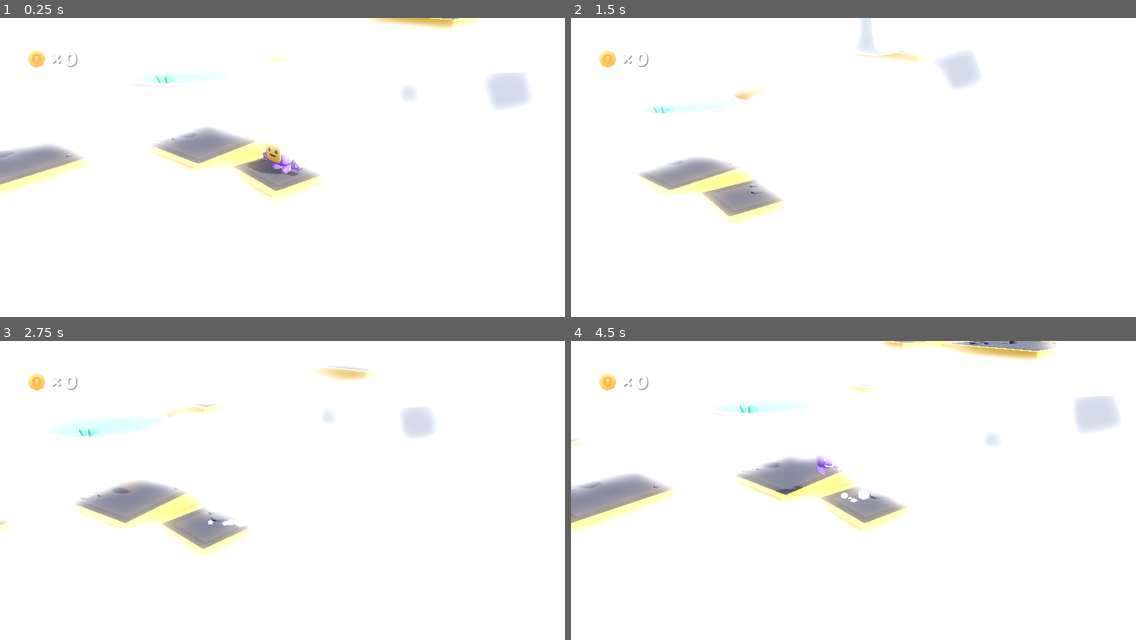
Above: before the commit, frames 1-4 (two rows, left to right).
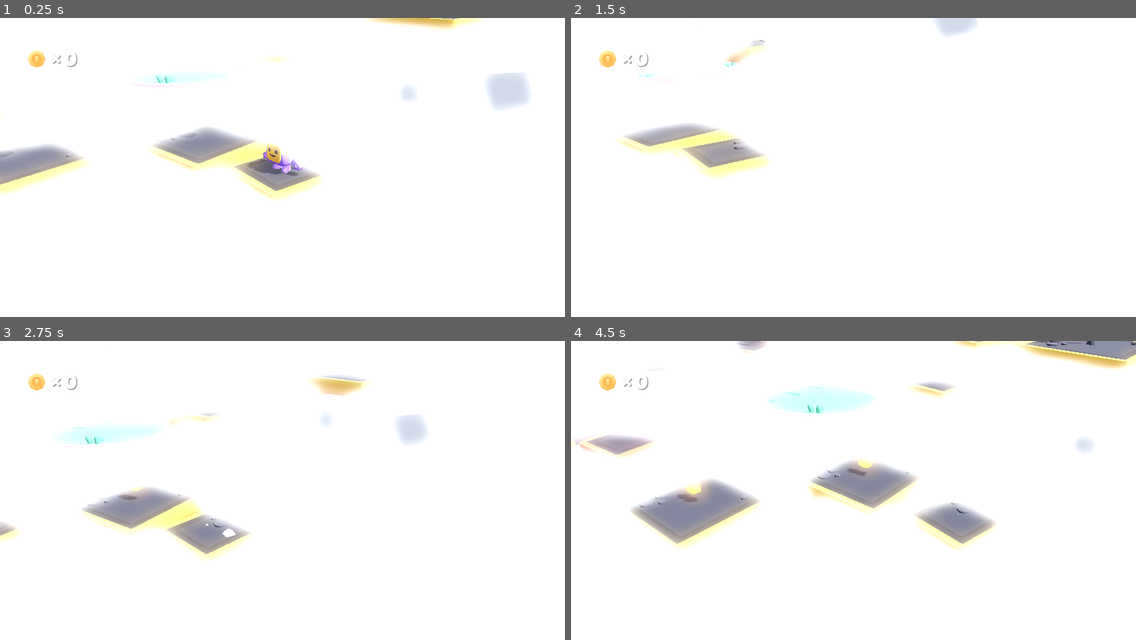
Above: after the commit, the same moments.

Repository: dev-dwarf/gmtk2025
Game: Godot game, scene res://scenes/main.tscn
Two runs of this game, one before a commit and one after it. Both use one fixed random seed, a clock stepped at 60 frames per second and the inputs below.
Inputs:
- Up to frame 1 (0.25 s): no input
- Up to frame 2 (1.5 s): hold D (move_right) 0.53-1.28 s; tap Space (jump) at 0.6, 0.77, 1.07 s; hold S (move_back) from 1.28 s (still down); tap Down (camera_down) at 1.35 s
- Up to frame 3 (2.75 s): tap Space (jump) at 1.52, 1.55, 1.82, 2.3 s; release S (move_back) at 2.03 s; hold D (move_right) from 2.03 s (still down); tap Left (camera_left) at 2.1 s
- Up to frame 4 (4.5 s): release D (move_right) at 2.78 s; hold W (move_forward) 2.78-3.53 s; tap Right (camera_right) at 2.85 s; tap Space (jump) at 3.02, 3.05, 3.32, 3.77, 3.8, 4.07, 4.35 s; hold A (move_left) from 3.53 s (still down); tap Up (camera_up) at 3.6 s

The runs differ from the first frame. In frame 1, less than 0.1% of the frame differs, in the area x 44-54%, y 42-53%; in frame 2, 6.8%; in frame 3, 4.4%; in frame 4, 16%, in the area x 0-100%, y 0-71%.

Commit message:
player movement gamefeel

Diff:
--- a/scripts/player.gd
+++ b/scripts/player.gd
@@ -5,25 +5,31 @@
 @export_subgroup("Components")
 @export var view: Node3D
 
-@export_subgroup("Properties")
-@export var movement_speed = 250
-@export var jump_strength = 7
+const SPEED = 5
+const JUMP_ACCEL = 8
+const ACCEL = 15
+const FLOOR_FRIC = 25
+const AIR_FRIC = 5
+const GRAVITY_ACCEL = 25
+const COYOTE_TIME = 7
+const JUMP_BUFFER = 6
 
 var movement_velocity: Vector3
 var rotation_direction: float
 var gravity = 0
+var coins = 0
 
-var previously_floored = false
-
-var jump_single = true
+var on_floor = 1
 var jump_double = true
-
-var coins = 0
+var jump_buffer = 0
 
 @onready var particles_trail = $ParticlesTrail
 @onready var sound_footsteps = $SoundFootsteps
 @onready var model = $Character
 @onready var animation = $Character/AnimationPlayer
+
+func approach(x, t, s):
+	return min(x+s, t) if x < t else max(x-s, t)
 
 func _physics_process(delta):
 	var input := Vector3.ZERO
@@ -31,39 +37,58 @@
 	input.x = Input.get_axis("move_left", "move_right")
 	input.z = Input.get_axis("move_forward", "move_back")
 
-	input = input.rotated(Vector3.UP, view.rotation.y)
+	input = input.rotated(Vector3.UP, view.rotation.y).normalized() * SPEED
 
-	if input.length() > 1:
-		input = input.normalized()
+	# Check input facing opposite way of current movement
+	if input == Vector3.ZERO or movement_velocity.dot(input) < 0:
+		var fric = FLOOR_FRIC if on_floor > 0 else AIR_FRIC
+		movement_velocity = movement_velocity.move_toward(Vector3.ZERO, fric * delta)
+	movement_velocity = movement_velocity.move_toward(input, ACCEL * delta)
 
-	movement_velocity = input * movement_speed * delta
+	jump_buffer -= 1
+	if Input.is_action_just_pressed("jump"):
+		jump_buffer = JUMP_BUFFER
 
-	if Input.is_action_just_pressed("jump"):
-		if jump_single or jump_double:
+	if jump_buffer > 0:
+		var can_jump = on_floor > -COYOTE_TIME
+		if jump_double:
+			can_jump = true;
+			jump_double = false;
+		if can_jump:
+			gravity = -JUMP_ACCEL
+			on_floor = -COYOTE_TIME
+			model.scale = Vector3(0.5, 1.5, 0.5)
 			Audio.play("res://sounds/jump.ogg")
 
-			gravity = -jump_strength
+	if is_on_floor():
+		if gravity > 0:
+			on_floor = max(1, on_floor+1)
+			if gravity > 2:
+				model.scale = Vector3(1.25, 0.75, 1.25)
+				Audio.play("res://sounds/land.ogg")
+			gravity = 0
+			jump_double = true
+	else:
+		on_floor = min(-1, on_floor-1)
+		gravity += GRAVITY_ACCEL * delta
 
-			model.scale = Vector3(0.5, 1.5, 0.5)
+	# Die
+	if position.y < -10:
+		get_tree().reload_current_scene()
 
-			if jump_single:
-				jump_single = false;
-				jump_double = true;
-			else:
-				jump_double = false;
+	# Move
+	var applied_velocity: Vector3
+	applied_velocity = movement_velocity
+	applied_velocity.y = -gravity
+	velocity = applied_velocity
+	move_and_slide()
 
-	gravity += 25 * delta
-	if gravity > 0 and is_on_floor():
-		jump_single = true
-		gravity = 0
-
+	# Animation
 	particles_trail.emitting = false
 	sound_footsteps.stream_paused = true
-
-	# Animation
 	if is_on_floor():
 		var horizontal_velocity = Vector2(velocity.x, velocity.z)
-		var speed_factor = horizontal_velocity.length() / movement_speed / delta
+		var speed_factor = horizontal_velocity.length() / SPEED
 		if speed_factor > 0.05:
 			if animation.current_animation != "walk":
 				animation.play("walk", 0.1)
@@ -74,37 +99,17 @@
 
 			if speed_factor > 0.75:
 				particles_trail.emitting = true
-
 		elif animation.current_animation != "idle":
 			animation.play("idle", 0.1)
 	elif animation.current_animation != "jump":
 		animation.play("jump", 0.1)
 	model.scale = model.scale.lerp(Vector3(1, 1, 1), delta * 10)
 
-
-	var applied_velocity: Vector3
-
-	applied_velocity = velocity.lerp(movement_velocity, delta * 10)
-	applied_velocity.y = -gravity
-
-	velocity = applied_velocity
-	move_and_slide()
-
+	# Tilt in movement dir
 	if Vector2(velocity.z, velocity.x).length() > 0:
 		rotation_direction = Vector2(velocity.z, velocity.x).angle()
-
 	rotation.y = lerp_angle(rotation.y, rotation_direction, delta * 10)
 
-	# Die
-	if position.y < -10:
-		get_tree().reload_current_scene()
-
-
-	if is_on_floor() and gravity > 2 and !previously_floored:
-		model.scale = Vector3(1.25, 0.75, 1.25)
-		Audio.play("res://sounds/land.ogg")
-
-	previously_floored = is_on_floor()
 
 func collect_coin():
 	coins += 1
